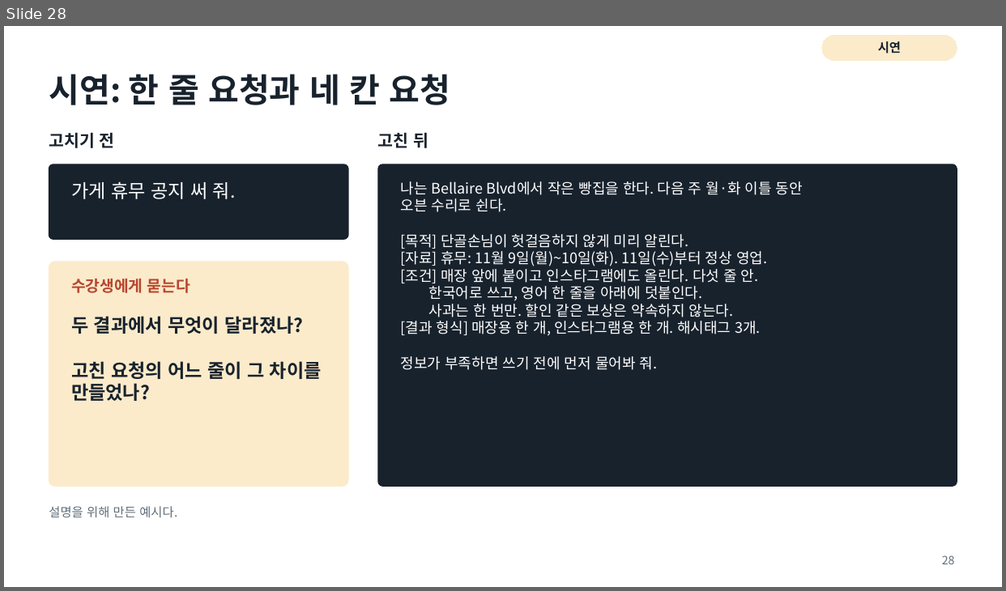
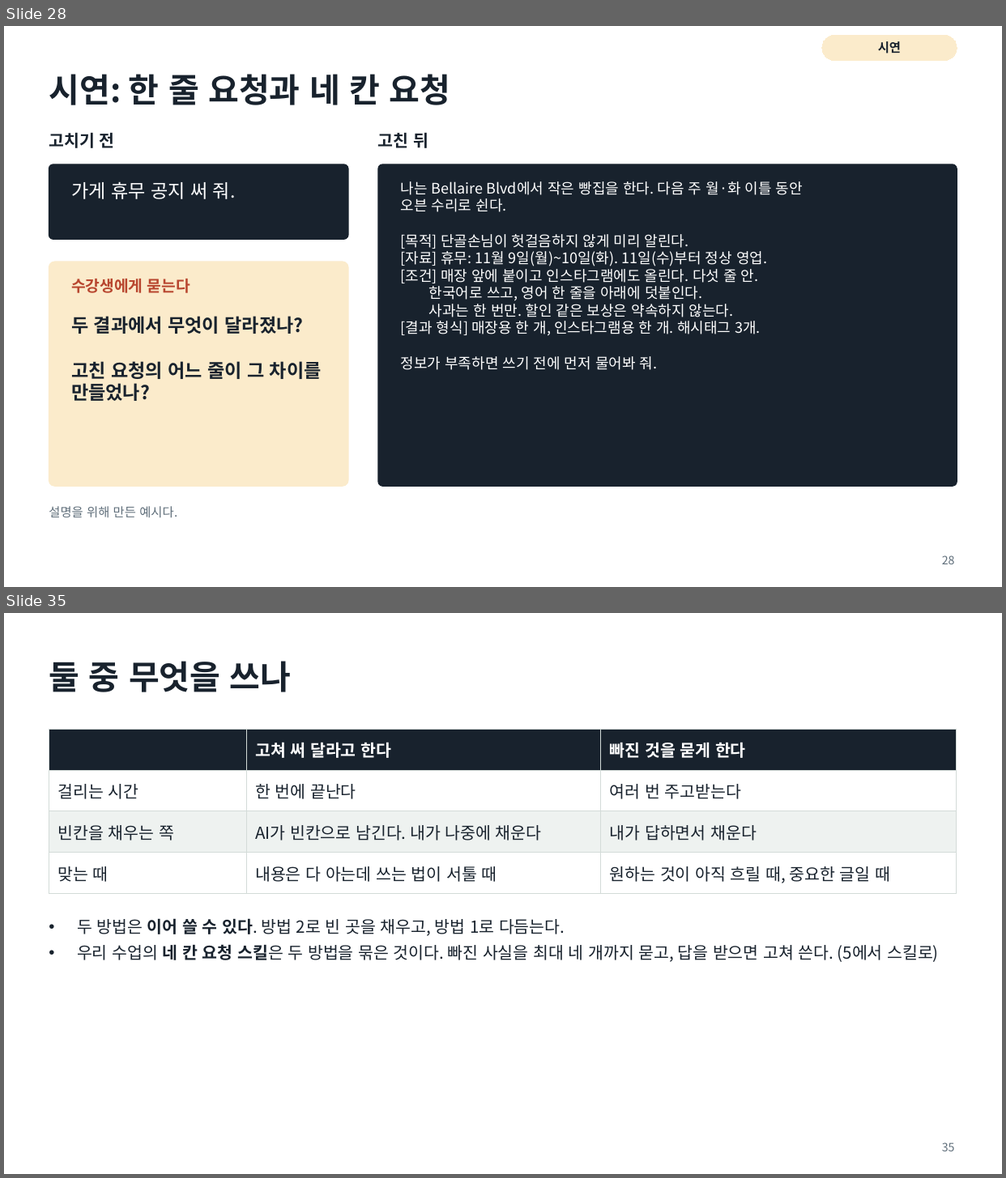
Before and after one commit to aplaxas/AI-Harness, a slide deck: courses/ai-for-work/2-week/decks/2주차-AI와-일하는-법.pptx. Shown one above the other, each under a label of ours: slide 28 before the commit, slides 28 and 35 after it; the slides between them are not shown. The pictures are 1006x591 and 1006x1178 pixels, drawn with LibreOffice and Linux fonts; fonts in the diff are those of the drawing. Boxes give left, top, right and bottom in pixels: in the first picture for what was removed or moved away, otherwise in the second. Text is boxed around its words. In the diff, an @@ line names an element or a change of style, - is before the commit and + after.

```diff
--- a/courses/ai-for-work/2-week/decks/2주차-AI와-일하는-법.pptx
+++ b/courses/ai-for-work/2-week/decks/2주차-AI와-일하는-법.pptx
@@ slide 35 added at (4, 613, 1002, 1174), background #FFFFFF @@
@@ title added at (49, 661, 292, 692), 32 pt, text #18222D, bold @@
+둘 중 무엇을 쓰나
@@ table added at (49, 729, 957, 887), 4 rows, 3 columns @@
+ | 고쳐 써 달라고 한다 | 빠진 것을 묻게 한다
+걸리는 시간 | 한 번에 끝난다 | 여러 번 주고받는다
+빈칸을 채우는 쪽 | AI가 빈칸으로 남긴다. 내가 나중에 채운다 | 내가 답하면서 채운다
+맞는 때 | 내용은 다 아는데 쓰는 법이 서툴 때 | 원하는 것이 아직 흐릴 때, 중요한 글일 때
@@ text added at (77, 918, 939, 962), 16 pt, text #18222D @@
+• 두 방법은 이어 쓸 수 있다. 방법 2로 빈 곳을 채우고, 방법 1로 다듬는다.
+• 우리 수업의 네 칸 요청 스킬은 두 방법을 묶은 것이다. 빠진 사실을 최대 네 개까지 묻고, 답을 받으면 고쳐 쓴다. (5에서 스킬로)
@@ page number added at (942, 1143, 955, 1152), 11 pt, text #5F6E7A @@
+35
```
Also in this commit, not shown: 4 slides changed, 23 other slides added, 8 other files.
